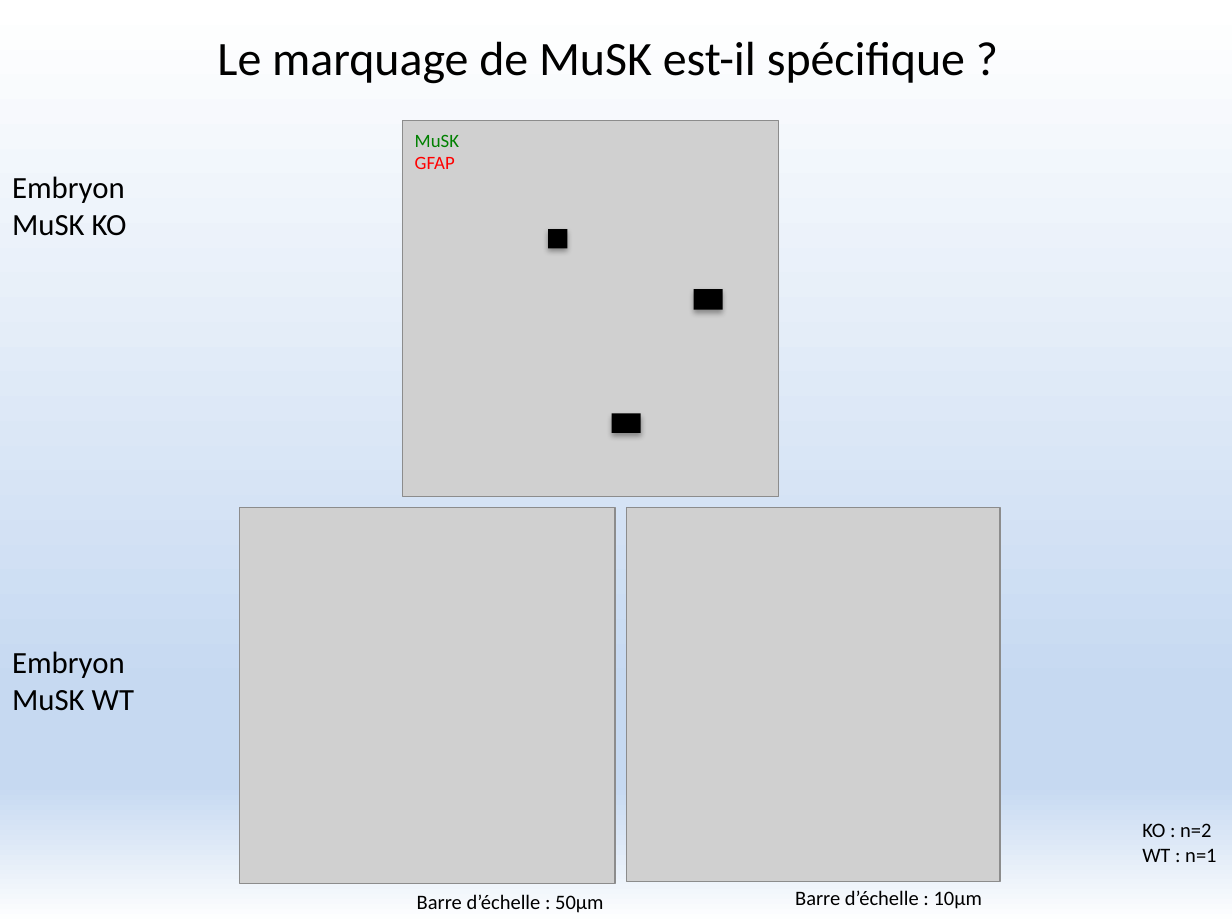
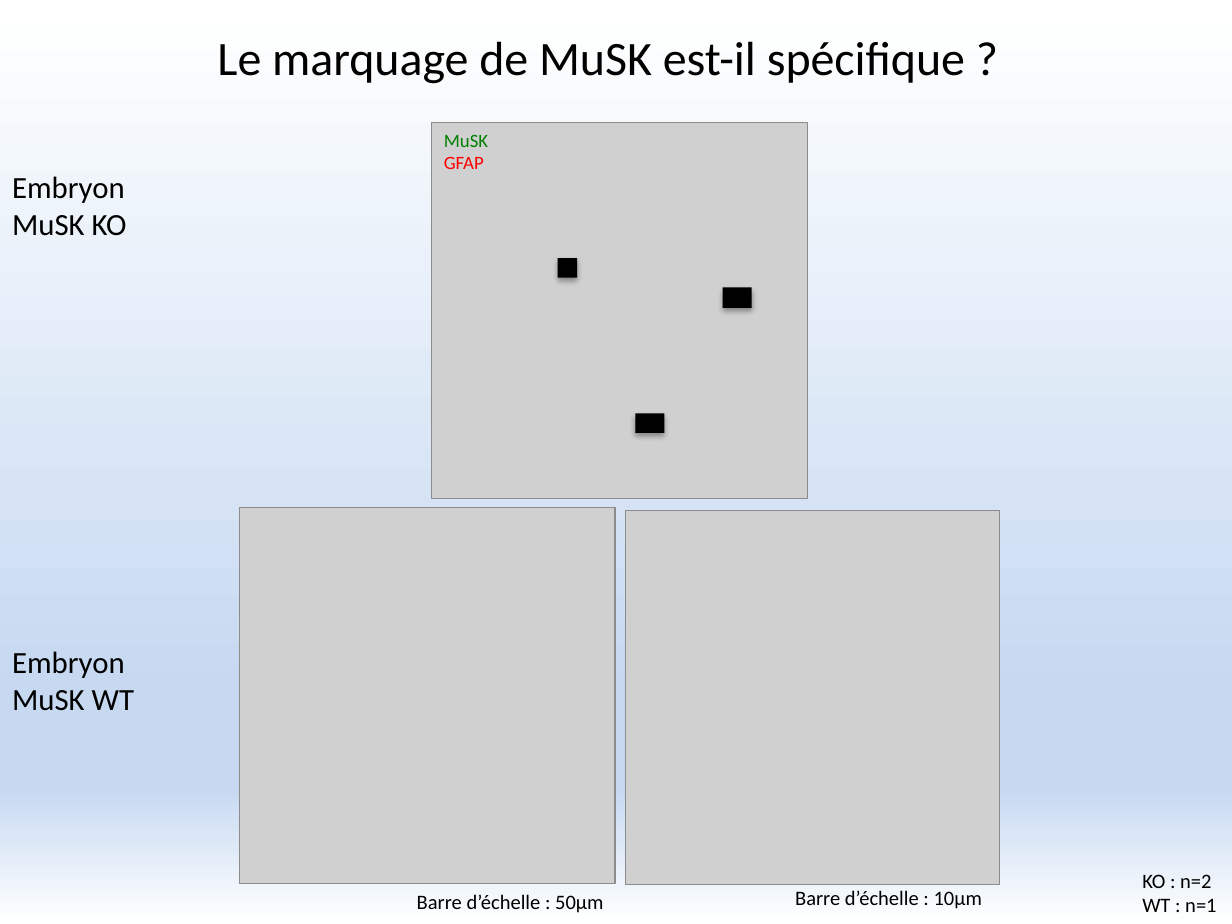
Before and after one commit to FlorentKl/rapport-m2, a slide deck: slide 12 of Présentation Oral.pptx. Drawn at 1232x924 pixels with LibreOffice and Linux fonts; fonts in the diff are those of the drawing; grey boxes stand for pictures. Boxes give left, top, right and bottom in pixels: in the first picture for what was removed or moved away, otherwise in the second. Text is boxed around its words. In the diff, an @@ line names an element or a change of style, - is before the commit and + after.

```diff
--- a/Présentation Oral.pptx
+++ b/Présentation Oral.pptx
@@ picture: place and size @@
-picture at box(403, 121, 779, 496)
+picture at box(431, 122, 807, 498)
@@ text "MuSK": place and size @@
-text "MuSK" at box(415, 135, 459, 169)
+text "MuSK" at box(444, 135, 488, 169)
@@ rectangle: place and size @@
-rectangle at box(548, 229, 568, 249)
+rectangle at box(558, 259, 578, 278)
@@ rectangle: place and size @@
-rectangle at box(694, 290, 723, 310)
+rectangle at box(723, 287, 753, 308)
@@ rectangle: place and size @@
-rectangle at box(612, 414, 642, 434)
+rectangle at box(636, 414, 665, 434)
@@ text "KO : n=2": place and size @@
-text "KO : n=2" at box(1142, 823, 1216, 862)
+text "KO : n=2" at box(1142, 874, 1216, 912)
```
Also in this commit, not shown: 8 other slides changed.
